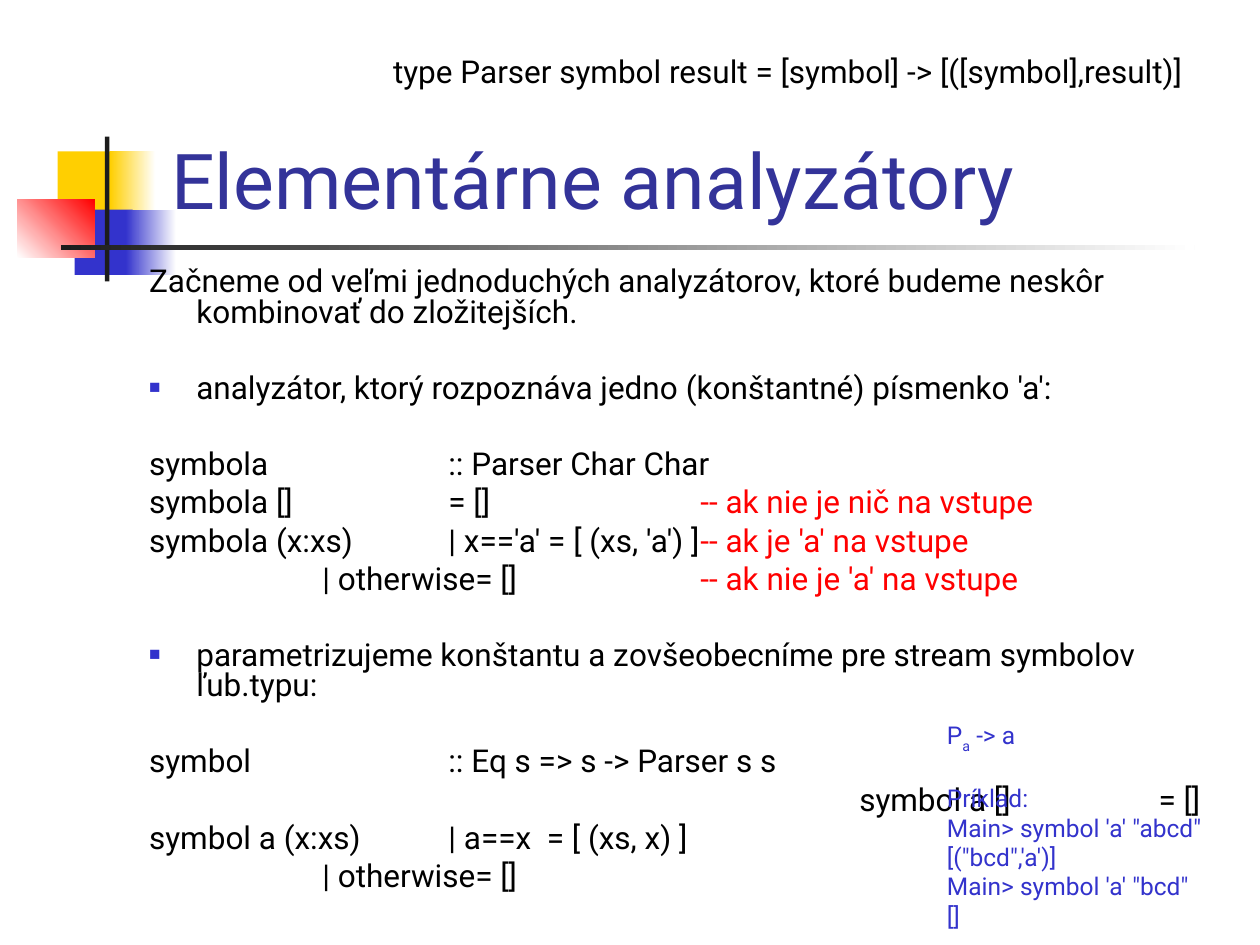
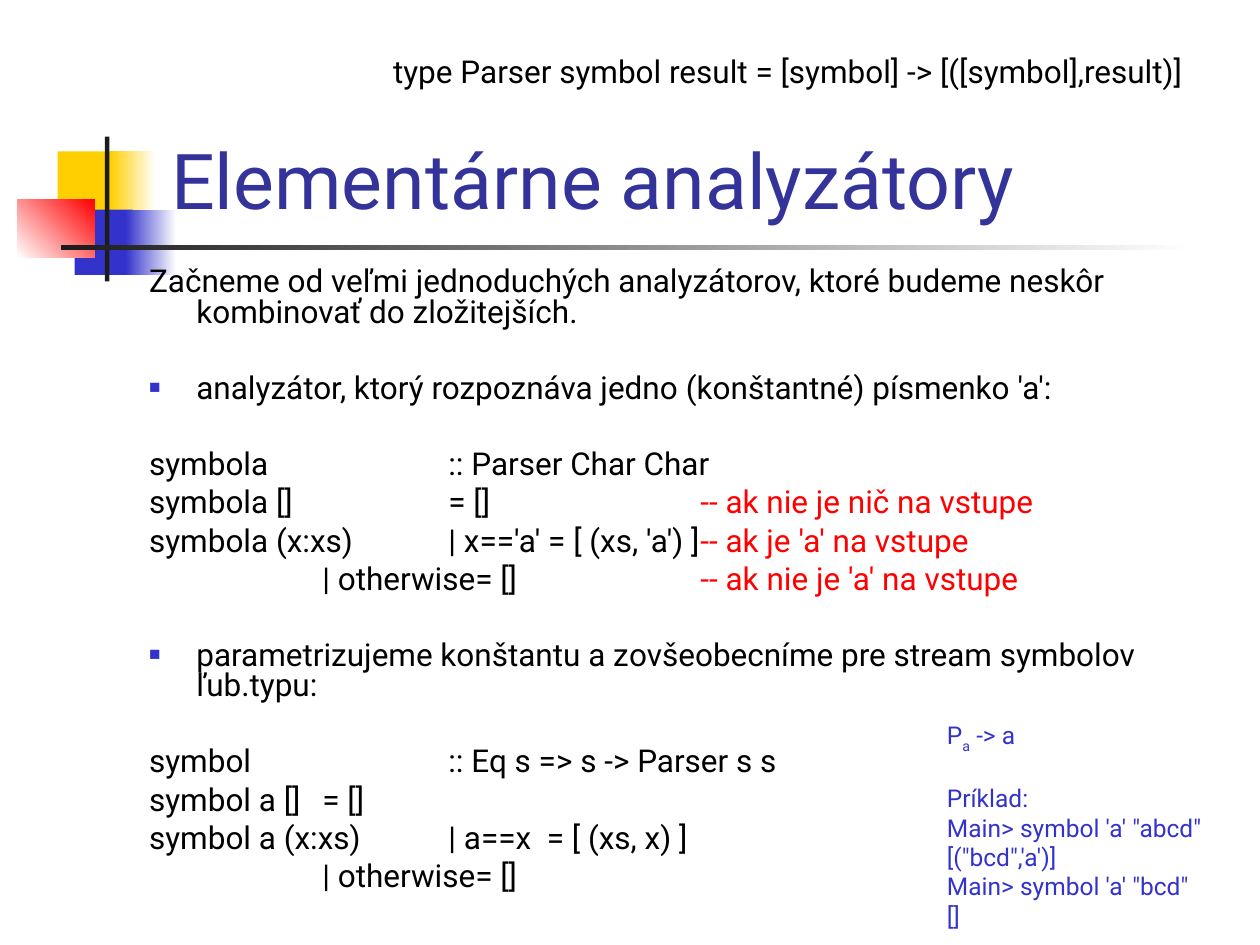
Before and after one commit to Funkcionalne/Prednasky, a slide deck: slide 9 of 09/09_fpro.ppt. Drawn at 1260x945 pixels with LibreOffice and Linux fonts; fonts in the diff are those of the drawing. Boxes give left, top, right and bottom in pixels: in the first picture for what was removed or moved away, otherwise in the second. Text is boxed around its words. In the diff, an @@ line names an element or a change of style, - is before the commit and + after.

```diff
--- a/09/09_fpro.ppt
+++ b/09/09_fpro.ppt
@@ text at (149,787,276,818): alignment right to left @@
```
Also in this commit, not shown: 4 other files.
